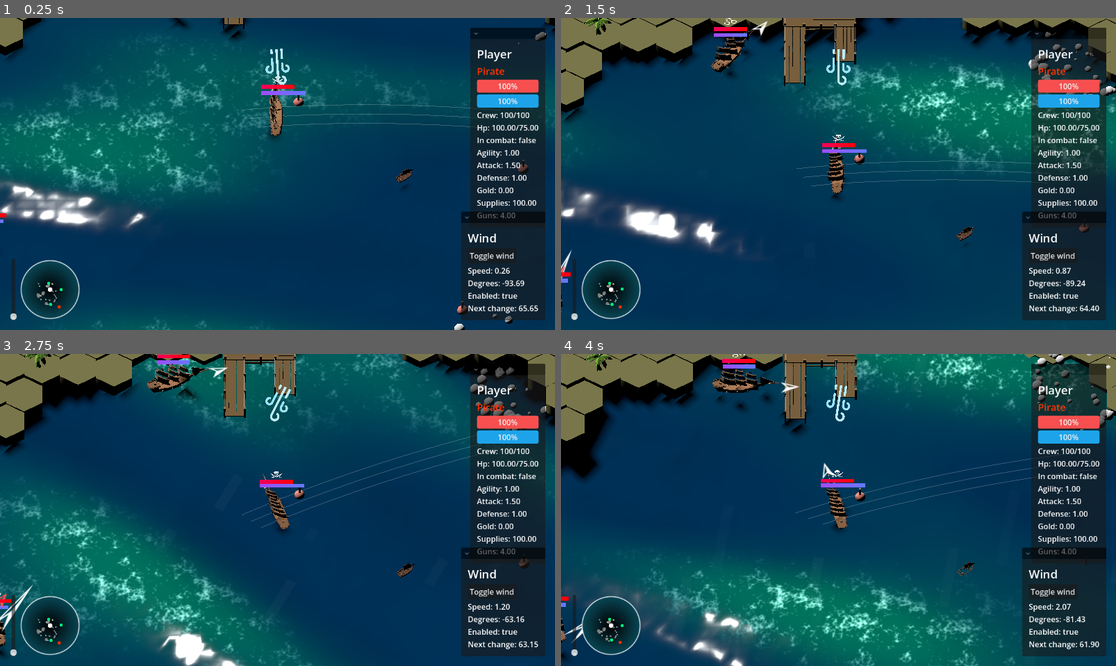
Above: before the commit, frames 1-4 (two rows, left to right).
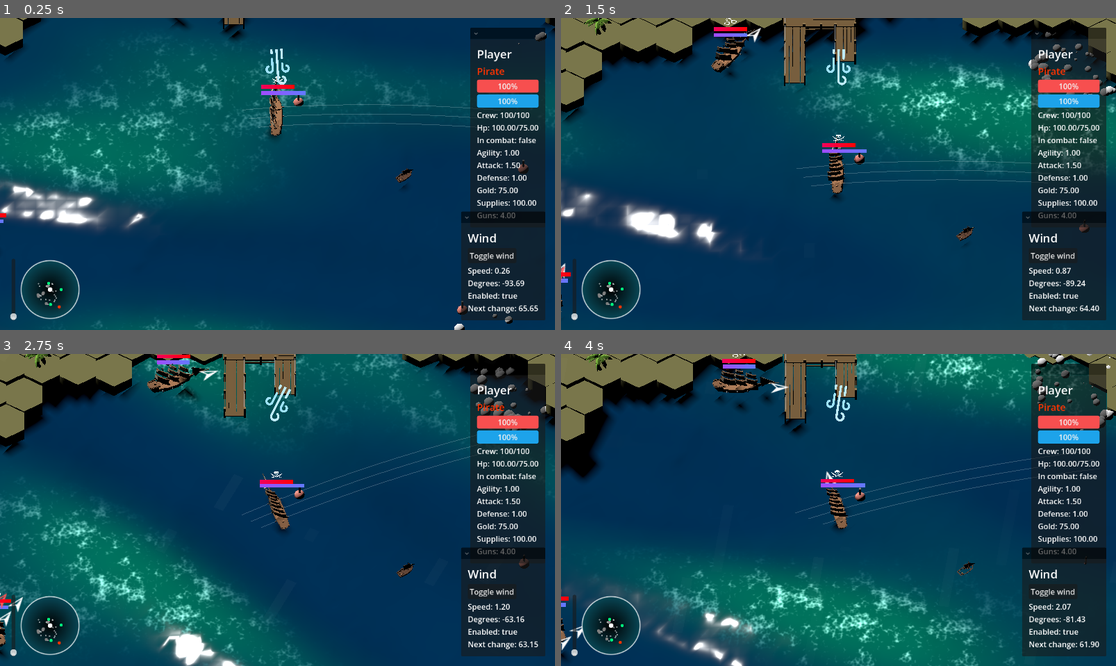
Above: after the commit, the same moments.

Repository: Munghard/pirates
Game: Godot game, scene res://Scenes/world.tscn
Same seed, same stepped clock (60 frames per second), same inputs: the game is played once before the commit and once after it.
Inputs (mouse positions are in pixels of both pictures, inside the frame that each line leads up to):
- Up to frame 1 (0.25 s): no input
- Up to frame 2 (1.5 s): tap Enter at 0.5, 0.6 s; move the mouse to (960, 158) at 0.52 s; hold D 0.53-1.28 s; click (960, 158) at 0.67 s; move the mouse to (727, 189) at 1.27 s; hold S from 1.28 s (still down); tap Q at 1.35 s
- Up to frame 3 (2.75 s): move the mouse to (333, 441) at 2.02 s; release S at 2.03 s; hold D from 2.03 s (still down); tap E at 2.1 s
- Up to frame 4 (4 s): move the mouse to (810, 572) at 2.77 s; release D at 2.78 s; hold W 2.78-3.53 s; tap Enter at 2.85 s; click (810, 572) at 2.92 s; move the mouse to (1005, 556) at 3.52 s; hold A from 3.53 s (still down); tap Q at 3.6 s

The runs differ from the first frame. In frame 1, less than 0.1% of the frame differs, in the area x 0-94%, y 54-63%; in frame 2, 0.2%; in frame 3, 0.3%; in frame 4, 0.3%, in the area x 0-94%, y 8-96%.

Commit message:
changes to gain and lose stats, added signals and notifications.

Diff:
--- a/Scenes/enemy_ship.tscn
+++ b/Scenes/enemy_ship.tscn
@@ -4,6 +4,7 @@
 [ext_resource type="PackedScene" uid="uid://ckaa2vwp8oesh" path="res://Scenes/lifeboat.tscn" id="2_6mpvb"]
 [ext_resource type="PackedScene" uid="uid://cr7y5ey7ppmmp" path="res://Models/Sail ship.fbx" id="3_c6fo0"]
 [ext_resource type="PackedScene" uid="uid://8npumfs46s5j" path="res://Scenes/barrels.tscn" id="4_a0oot"]
+[ext_resource type="PackedScene" uid="uid://5u1uqatga6r7" path="res://UI/arrow.tscn" id="4_b21is"]
 [ext_resource type="Script" uid="uid://bm52y82qta28s" path="res://Scripts/Floater.gd" id="5_a0oot"]
 [ext_resource type="Script" uid="uid://5cayjwljfeda" path="res://Scripts/ship_pivot.gd" id="5_ovko2"]
 [ext_resource type="Texture2D" uid="uid://db8pxvo6me5t1" path="res://Textures/compass.png" id="6_c6fo0"]
@@ -23,6 +24,7 @@
 navy_ship = ExtResource("3_c6fo0")
 merchant_ship = ExtResource("3_c6fo0")
 target_arrow = NodePath("target_arrow")
+arrow = ExtResource("4_b21is")
 loot = ExtResource("4_a0oot")
 floater = NodePath("floater")
 canons_port = [NodePath("ship_pivot/Canon"), NodePath("ship_pivot/Canon2"), NodePath("ship_pivot/Canon3")]
--- a/Scenes/ship.tscn
+++ b/Scenes/ship.tscn
@@ -4,7 +4,6 @@
 [ext_resource type="PackedScene" uid="uid://cr7y5ey7ppmmp" path="res://Models/Sail ship.fbx" id="1_l3rv8"]
 [ext_resource type="Script" uid="uid://bm52y82qta28s" path="res://Scripts/Floater.gd" id="2_4cq66"]
 [ext_resource type="PackedScene" uid="uid://cd5eblhx7bnyo" path="res://Scenes/canon.tscn" id="2_6ejuo"]
-[ext_resource type="Texture2D" uid="uid://db8pxvo6me5t1" path="res://Textures/compass.png" id="3_xxxu3"]
 [ext_resource type="PackedScene" uid="uid://c8lqfix34gnpp" path="res://UI/ship_world_bars.tscn" id="6_cmder"]
 
 [sub_resource type="BoxShape3D" id="BoxShape3D_4cq66"]
@@ -53,10 +52,6 @@
 [node name="forward_arrow" type="Node3D" parent="." unique_id=93642959]
 transform = Transform3D(1, 0, 0, 0, 1, 0, 0, 0, 1, 0, 0, 3.717)
 
-[node name="Sprite3D" type="Sprite3D" parent="forward_arrow" unique_id=116250369]
-transform = Transform3D(1, 0, 0, 0, -4.371139e-08, -1, 0, 1, -4.371139e-08, 0, 0, 1.0000001)
-texture = ExtResource("3_xxxu3")
-
 [node name="world_bars" parent="." unique_id=1446492284 instance=ExtResource("6_cmder")]
 
 [editable path="ship_pivot/Sail ship"]
--- a/Scenes/world.tscn
+++ b/Scenes/world.tscn
@@ -20,6 +20,7 @@
 [ext_resource type="PackedScene" uid="uid://2lfnk45q46j3" path="res://Scenes/buoyu.tscn" id="15_hgpy0"]
 [ext_resource type="PackedScene" uid="uid://c2gmrhcs7xk63" path="res://Scenes/port.tscn" id="16_hgpy0"]
 [ext_resource type="Script" uid="uid://bxdp73tg0wwul" path="res://Scripts/Terrain.gd" id="17_0pcbe"]
+[ext_resource type="PackedScene" uid="uid://5u1uqatga6r7" path="res://UI/arrow.tscn" id="17_xbk3s"]
 [ext_resource type="PackedScene" uid="uid://caxh3etf4bekl" path="res://Scenes/hex.tscn" id="18_1cojt"]
 [ext_resource type="PackedScene" uid="uid://dsdgtegub08f0" path="res://Models/Palm Tree/Environment_PalmTree_1.fbx" id="18_axeuq"]
 [ext_resource type="PackedScene" uid="uid://ckaa2vwp8oesh" path="res://Scenes/lifeboat.tscn" id="21_pyn1s"]
@@ -273,6 +274,7 @@
 transform = Transform3D(1, 0, 0, 0, 1, 0, 0, 0, 1, 0, 0, 24.77214)
 linear_damp = 1.0
 script = ExtResource("3_5v1tr")
+arrow = ExtResource("17_xbk3s")
 loot = ExtResource("5_5v1tr")
 canons_port = [null, null, null]
 canons_starboard = [null, null, null]
@@ -283,9 +285,6 @@
 
 [node name="floater" parent="PlayerShip" index="2" unique_id=741225022 node_paths=PackedStringArray("water")]
 water = NodePath("../../World/Water")
-
-[node name="Sprite3D" parent="PlayerShip/forward_arrow" parent_id_path=PackedInt32Array(7143519, 93642959) index="0" unique_id=116250369]
-no_depth_test = true
 
 [node name="wind_particle" type="GPUParticles3D" parent="." unique_id=1543477643]
 transform = Transform3D(1, 0, 0, 0, 1, 0, 0, 0, 1, 0, 12.775418, 0)
--- a/Scripts/Lifeboat.gd
+++ b/Scripts/Lifeboat.gd
@@ -2,7 +2,7 @@
 
 @export var lifeboat_ui: PackedScene
 var crew := 5
-var supplies := 0
+var supplies := 20
 var gold_per_crew := 20
 var chance := 0.2
 var lbu
@@ -14,23 +14,21 @@
 		lbu = lifeboat_ui.instantiate()
 		lbu.crew = crew
 		player_ship.gameManager.hud.add_child(lbu)
-		lbu.connect("recruit_pressed", Callable(self , "_on_recruit_pressed").bind(player_ship))
-		lbu.connect("kill_pressed", Callable(self , "_on_kill_pressed").bind(player_ship))
+		lbu.connect("recruit", Callable(self , "_on_recruit_pressed").bind(player_ship))
+		lbu.connect("kill", Callable(self , "_on_kill_pressed").bind(player_ship))
 
 
 func _on_kill_pressed(player_ship: PlayerShip):
 	#player_ship.gold += crew * gold_per_crew
-	player_ship.supplies += supplies
+	player_ship.gain_supplies(supplies)
 	#queue_free the lifeboat
 	queue_free()
-	lbu.queue_free()
 
 
 func _on_recruit_pressed(player_ship: PlayerShip):
 	if randf() < chance:
-		player_ship.crew += crew
+		player_ship.gain_crew(crew)
 	else:
-		player_ship.crew -= int(float(crew) / 2.0)
+		player_ship.lose_crew(int(float(crew) / 2.0))
 	#queue_free the lifeboat
 	queue_free()
-	lbu.queue_free()
--- a/Scripts/Lifeboat_panel.gd
+++ b/Scripts/Lifeboat_panel.gd
@@ -3,15 +3,17 @@
 @export var label: Label
 var crew := 0
 
-signal recruit_pressed
-signal kill_pressed
+signal recruit
+signal kill
 
 func _ready():
 	label.text = "A lifeboat with %s crew members is nearby. Do you want to recruit them or kill them for gold?" % str(crew)
 
 func _on_button_recruit_pressed() -> void:
-	emit_signal("recruit_pressed")
+	emit_signal("recruit")
+	queue_free()
 
 
 func _on_button_kill_pressed() -> void:
-	emit_signal("kill_pressed")
+	emit_signal("kill")
+	queue_free()
--- a/Scripts/Player_Ship.gd
+++ b/Scripts/Player_Ship.gd
@@ -13,25 +13,37 @@
 	attack = faction_stats.attack
 	defense = faction_stats.defense
 	top_speed = faction_stats.speed
+
 	guns = faction_stats.guns
 	gold = faction_stats.gold
 	supplies = faction_stats.supplies
 	crew = faction_stats.max_crew
 	max_crew = faction_stats.max_crew
 
-	connect("recieved_gold", Callable(self , "_on_recieved_gold"))
+	connect("crew_changed", Callable(self , "_on_crew_changed"))
+	connect("supplies_changed", Callable(self , "_on_supplies_changed"))
+	connect("gold_changed", Callable(self , "_on_gold_changed"))
 	connect("recieved_damage", Callable(self , "_on_recieved_damage"))
 
 	active_starboard(true)
 	active_port(true)
 	set_faction_texture()
 
+
 func _on_recieved_damage(_amount: float, _attacker: Node3D):
 	gameManager.camerarig.secondary_target = _attacker
 
+func _on_crew_changed(amount: int, gained: bool):
+	var text = "Gained" if gained else "Lost"
+	gameManager.hud.new_notification("%s: %d crew" % [text, amount])
 
-func _on_recieved_gold(amount: int):
-	gameManager.hud.new_notification("Recieved: %2.f gold" % amount)
+func _on_supplies_changed(amount: int, gained: bool):
+	var text = "Gained" if gained else "Lost"
+	gameManager.hud.new_notification("%s: %d supplies" % [text, amount])
+
+func _on_gold_changed(amount: int, gained: bool):
+	var text = "Gained" if gained else "Lost"
+	gameManager.hud.new_notification("%s: %d gold" % [text, amount])
 
 func sink():
 	# dont call super, were overriding behaviour
--- a/Scripts/Ship.gd
+++ b/Scripts/Ship.gd
@@ -32,7 +32,7 @@
 var damage_sustained := 0.0
 var crew_health := 1.0
 
-
+@export var arrow: PackedScene
 @export var rigidbody: RigidBody3D = self
 @export var loot: PackedScene
 @export var floater: Node3D
@@ -49,7 +49,9 @@
 var last_damage_time: int = 0
 var out_of_combat_time: int = 20000 # 10 seconds without taking damage to be considered out of combat
 
-signal recieved_gold(amount: int)
+signal gold_changed(amount: int, gained: bool)
+signal crew_changed(amount: int, gained: bool)
+signal supplies_changed(amount: int, gained: bool)
 signal recieved_damage(amount: float, attacker: Node3D)
 signal on_sink
 
@@ -69,18 +71,40 @@
 func set_faction_texture():
 	faction_texture.texture = FactionsData.get_faction_icon(faction)
 
+# GET AND REMOVE STATS
+
+func gain_gold(_gold: int):
+	gold += _gold
+	emit_signal("gold_changed", _gold, true)
+
+func remove_gold(_gold: int):
+	gold -= _gold
+	emit_signal("gold_changed", _gold, false)
+
+func gain_supplies(_supplies: int):
+	supplies += _supplies
+	emit_signal("supplies_changed", supplies, true)
+
+func lose_supplies(_supplies: int):
+	supplies -= _supplies
+	emit_signal("supplies_changed", supplies, false)
+
 func gain_crew(amount: int):
 	gameManager.hud.ddd_label("%s CREW GAINED!" % str(amount), position)
 	crew += amount
 	crew = min(crew, max_crew)
+	emit_signal("crew_changed", crew, true)
 
 func kill_crew(amount: int):
 	gameManager.hud.ddd_label("%s CREW LOST!" % str(amount), position)
 	crew -= amount
 	crew = max(crew, 0)
 	crew_healthbar.scale.x = float(crew) / float(max_crew)
+	emit_signal("crew_changed", crew, false)
 	if crew <= 0:
 		destroyed = true
+
+# GET AND REMOVE STATS
 
 func _process(_delta):
 	if not destroyed:
@@ -101,6 +125,7 @@
 	queue_free()
 	emit_signal("on_sink")
 
+var previous_speed
 func _physics_process(_delta: float) -> void:
 	if destroyed:
 		if floater:
@@ -116,8 +141,16 @@
 
 	rotation.x = lerp_angle(rotation.x, 0, _delta)
 	rotation.z = lerp_angle(rotation.z, 0, _delta)
-	forward_arrow.scale.z = target_speed
-	# position.y = gameManager.water.get_height_at(position)
+
+	if previous_speed != target_speed:
+		for child in forward_arrow.get_children():
+			child.queue_free()
+		for i in range(target_speed):
+			var a = arrow.instantiate()
+			forward_arrow.add_child(a)
+			a.position = Vector3(0, 0, i * 2.0)
+	#forward_arrow.scale.z = target_speed
+	previous_speed = target_speed
 
 	var forward = global_basis.z
 	var wind_along_forward = gameManager.wind.direction.dot(forward)
@@ -162,11 +195,6 @@
 		l.global_position = global_position + offset
 		l.global_position.y = 0
 		l.set_gold(gold / split)
-
-
-func give_loot(_gold: int):
-	gold += _gold
-	emit_signal("recieved_gold", _gold)
 
 
 func damage(_damage: float, _position: Vector3, _attacker: Node3D):
--- a/Scripts/factions_data.gd
+++ b/Scripts/factions_data.gd
@@ -80,6 +80,8 @@
 			color = Color(0, 0.5, 1)
 		Faction.SLAVER:
 			color = Color(0.5, 0.5, 0.5)
+		_:
+			color = Color(1, 1, 1)
 	return color
 
 static func get_faction_icon(faction: Faction) -> Texture:
@@ -93,17 +95,19 @@
 			texture = preload("res://Textures/anchor.png")
 		Faction.SLAVER:
 			texture = preload("res://Textures/handcuffs.png")
+		_:
+			texture = preload("res://Textures/sailboat.png")
 	return texture
 
 static func get_faction_stats(faction: Faction) -> FactionStats:
 	match faction:
 		Faction.PIRATE:
-			return FactionStats.new(1.5, 1.0, 4.0, 4, 75.0, 0, 100, 100)
+			return FactionStats.new(1.5, 1.0, 4.0, 4, 75.0, 75, 100, 100)
 		Faction.MERCHANT:
-			return FactionStats.new(0.5, 0.75, 5.0, 1, 10.0, 1000, 50, 50)
+			return FactionStats.new(0.5, 0.75, 5.0, 1, 10.0, 200, 50, 50)
 		Faction.NAVY:
-			return FactionStats.new(1.0, 1.5, 3.0, 6, 75.0, 0, 150, 200)
+			return FactionStats.new(1.0, 1.5, 3.0, 6, 75.0, 50, 150, 200)
 		Faction.SLAVER:
-			return FactionStats.new(0.5, 0.5, 3.5, 2, 50.0, 0, 75, 150)
-
-	return null
+			return FactionStats.new(0.5, 0.5, 3.5, 2, 50.0, 20, 75, 150)
+		_:
+			return FactionStats.new(0.5, 0.5, 2.5, 0, 50.0, 20, 20, 10)
--- a/Scripts/loot.gd
+++ b/Scripts/loot.gd
@@ -21,5 +21,5 @@
 	var ship := body as Ship
 	if ship and not recieved:
 		recieved = true
-		ship.give_loot(gold)
+		ship.gain_gold(gold)
 		queue_free()
--- /dev/null
+++ b/UI/arrow.tscn
@@ -0,0 +1,8 @@
+[gd_scene format=3 uid="uid://5u1uqatga6r7"]
+
+[ext_resource type="Texture2D" uid="uid://db8pxvo6me5t1" path="res://Textures/compass.png" id="1_sjvn6"]
+
+[node name="arrow" type="Sprite3D" unique_id=2112457400]
+transform = Transform3D(1, 0, 0, 0, -4.371139e-08, -1, 0, 1, -4.371139e-08, 0, 0, 0)
+no_depth_test = true
+texture = ExtResource("1_sjvn6")
Binary file added: Textures/sailboat.png
Not shown, added: Textures/sailboat.png.import
